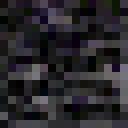
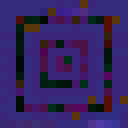
Two versions of the same layered image (128×128). Layer-by-layer changes:
added group "Stripped_aberrant_log_top" with 21 layers above "Stirpped_aberrant_log" over (x1=0, y1=0, x2=128, y2=128)
added layer "Aberrant_log_top" (1st of 3, in "Stripped_aberrant_log_top") in group "Stripped_aberrant_log_top" over (x1=0, y1=0, x2=128, y2=128)
added layer "Aberrant_log" (1st of 4, in "Stripped_aberrant_log_top") (darker color) in group "Stripped_aberrant_log_top" over (x1=0, y1=0, x2=128, y2=128)
added layer "Capa 95" (luminosity) in group "Stripped_aberrant_log_top" over (x1=0, y1=0, x2=128, y2=128)
added layer "Capa 94" (lighter color) in group "Stripped_aberrant_log_top" over (x1=0, y1=0, x2=128, y2=128)
added layer "Capa 93" (saturation) in group "Stripped_aberrant_log_top" over (x1=0, y1=0, x2=128, y2=128)
added layer "Capa 92" (divide) in group "Stripped_aberrant_log_top" over (x1=0, y1=0, x2=128, y2=128)
added layer "Capa 91" (difference) in group "Stripped_aberrant_log_top" over (x1=0, y1=0, x2=128, y2=128)
added layer "Capa 90" (multiply) in group "Stripped_aberrant_log_top" over (x1=0, y1=0, x2=128, y2=128)
added layer "Capa 89" (lighter color) in group "Stripped_aberrant_log_top" over (x1=0, y1=0, x2=128, y2=128)
added layer "Capa 88" (linear light) in group "Stripped_aberrant_log_top" over (x1=0, y1=0, x2=128, y2=128)
added layer "Capa 87" (divide) in group "Stripped_aberrant_log_top" over (x1=0, y1=0, x2=128, y2=128)
added layer "Capa 86" (exclusion) in group "Stripped_aberrant_log_top" over (x1=0, y1=0, x2=128, y2=128)
added layer "Capa 85" (hard light) in group "Stripped_aberrant_log_top" over (x1=0, y1=0, x2=128, y2=128)
added layer "Capa 84" (hard light) in group "Stripped_aberrant_log_top" over (x1=0, y1=0, x2=128, y2=128)
added layer "Capa 83" (subtract) in group "Stripped_aberrant_log_top" over (x1=0, y1=0, x2=128, y2=128)
…and 7 more changes (6 added, 1 visibility)
